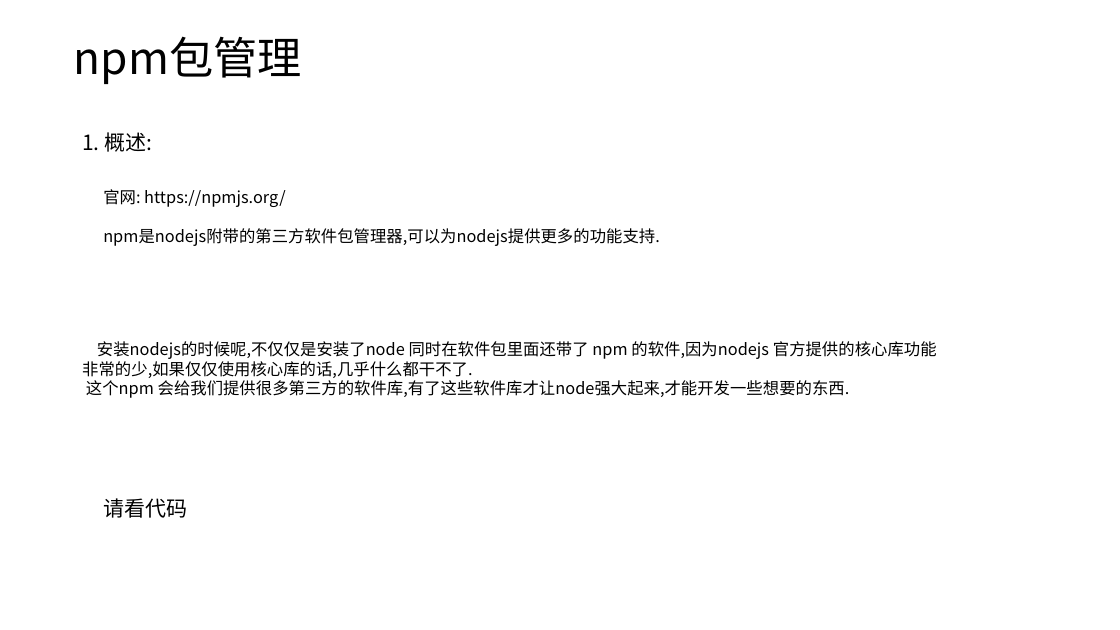
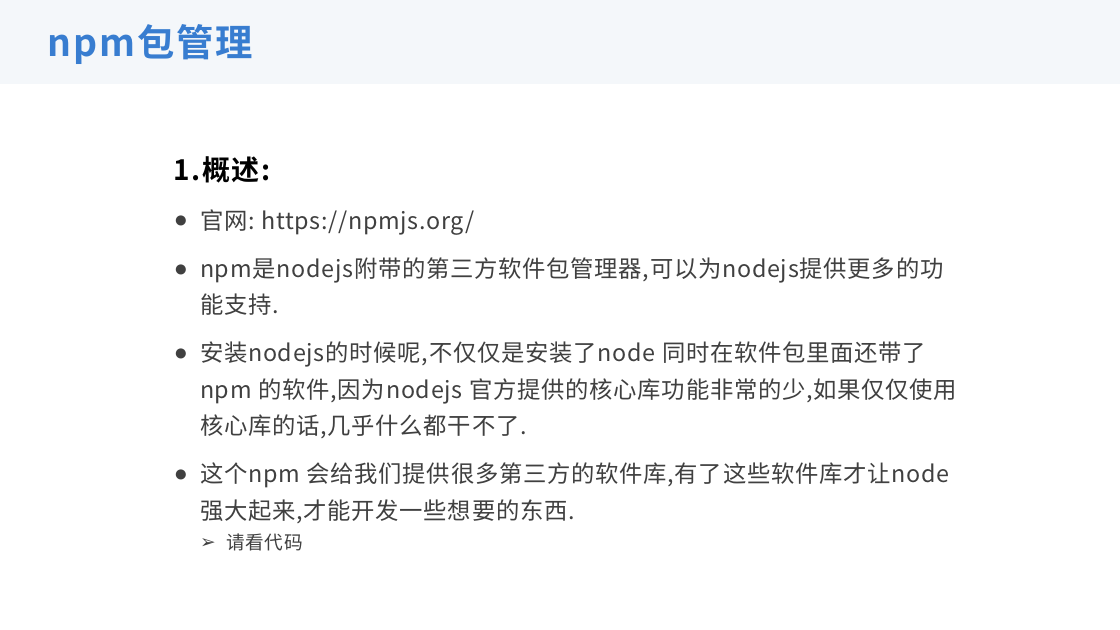
Before and after one commit to sz928/nodeJsDemo, a slide deck: slide 5 of nodejs入门.pptx. Drawn at 1120x630 pixels with LibreOffice and Linux fonts; fonts in the diff are those of the drawing. Boxes give left, top, right and bottom in pixels: in the first picture for what was removed or moved away, otherwise in the second. Text is boxed around its words. In the diff, an @@ line names an element or a change of style, - is before the commit and + after.

```diff
--- a/nodejs入门.pptx
+++ b/nodejs入门.pptx
@@ rectangle added at bbox=[0, 0, 1120, 84], fill #F4F7FA at 70% opacity @@
@@ rectangle added at bbox=[0, 0, 1120, 84], fill #F4F7FA at 70% opacity @@
@@ rectangle added at bbox=[0, 0, 1120, 84], fill #F4F7FA at 70% opacity @@
@@ rectangle added at bbox=[0, 0, 1120, 84], fill #F4F7FA at 70% opacity @@
@@ text "npm包管理": place and size @@
-text "npm包管理" at bbox=[74, 37, 485, 85]
+text "npm包管理" at bbox=[48, 24, 253, 64]
@@ text "npm包管理" at bbox=[48, 24, 253, 64]: size 37.9 to 32 pt, text colour #000000 to #387DD0, letter spacing 0 to 1.6 pt, bold on; line spacing 0.9 to 1; vertical alignment top to middle; fill #FFFFFF to none; outline #FFFFFF 1 pt to none @@
@@ text "1.概述:" at bbox=[174, 156, 270, 183]: vertical alignment top to bottom @@
@@ text at bbox=[174, 156, 270, 183]: text changed; size 18 to 24 pt; bold on @@
-1. 概述:
+1.概述:
@@ text removed at bbox=[103, 189, 660, 246] @@
-官网: https://npmjs.org/
-npm是nodejs附带的第三方软件包管理器,可以为nodejs提供更多的功能支持.
@@ text "官网: https://npmjs.org/": place and size @@
-text "官网: https://npmjs.org/" at bbox=[82, 341, 937, 398]
+text "官网: https://npmjs.org/" at bbox=[200, 209, 957, 551]
@@ text at bbox=[200, 209, 943, 283]: paragraphs added @@
+● 官网: https://npmjs.org/
+● npm是nodejs附带的第三方软件包管理器,可以为nodejs提供更多的功能支持.
@@ text at bbox=[200, 341, 957, 523]: size 14 to 20 pt, text colour #000000 to #404040, letter spacing 0 to 0.6 pt in "安装nodejs的时候呢,不仅仅是安装了node 同时在软件包里面还带了 npm 的软件,因为nodejs 官方提供的核 ...", "这个npm 会给我们提供很多第三方的软件库,有了这些软件库才让node强大起来,才能开发一些想要的东西."; bullet none to ●; line spacing 1 to 1.3; more space between paragraphs @@
@@ text removed at bbox=[103, 498, 187, 518] @@
-请看代码
@@ text at bbox=[226, 533, 303, 551]: paragraph added @@
+  ➢ 请看代码
```
Also in this commit, not shown: 6 other slides changed.
